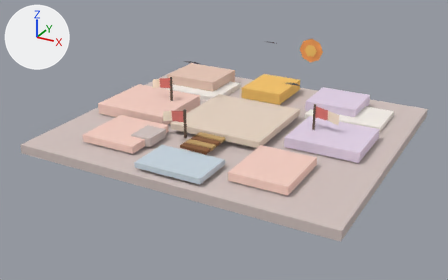
What one commit did to the glTF model creator-build-project/assets/bundles/region_cloudsea/models/env_cloudsea.glb.
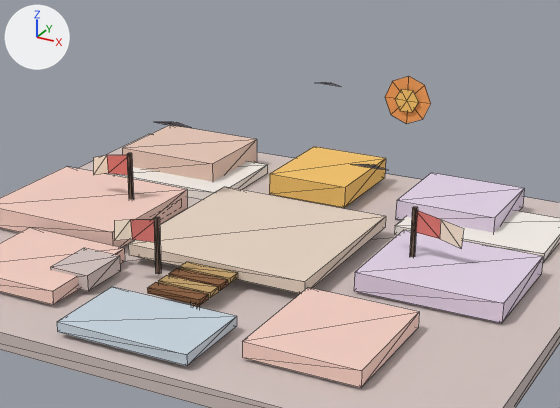
Each version appears first whole from a 50 mm lens placed at (13.9, -26.8, 12.4), pointed at (-0.2, -1.0, -0.5), and next in a close-up on the part from 24% to 87% of the width and 0% to 74% of the height. The axes (+X, +Y, +Z) are drawn at upper left. The lights are the same throughout. The older version's two pictures come first. The close-ups show mesh edges as thin lines. Where no turn or scale is listed for an object, it has been applied to the vertices. Vertices at exactly the same position are counted once.

In view in the first close-up: 'CS_birds', 'CS_clouds', 'CS_flags', 'CS_platform', 'CS_sun', 'CS_walk'.
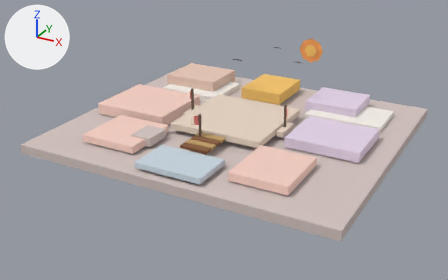
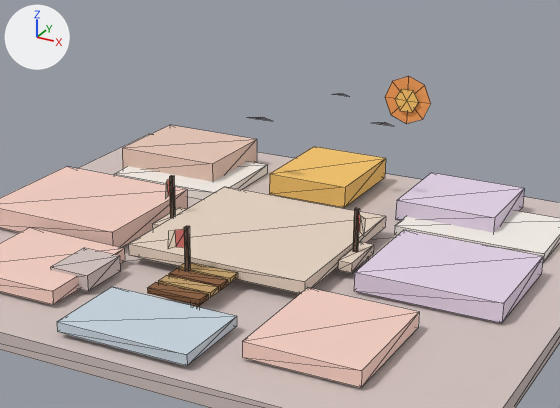
Location of each change, (x1, y1, x2, y2) in pixels of the close-ups (560 x 408 px; the box of a moved part takes in the faces that stretch with it):
'CS_flags', reshaped (46% narrower, 20% shorter): before (93, 153, 464, 274); after (165, 175, 365, 271)
'CS_pads', reshaped (not visible before): after (152, 208, 374, 274)
'CS_birds', reshaped (37% narrower, 62% shorter): before (157, 82, 386, 170); after (249, 93, 392, 126)
part 1 of me_cs_pads, moved or reshaped (not visible before): after (338, 242, 374, 273)
part 2 of me_cs_pads, moved or reshaped (not visible before): after (152, 208, 186, 229)
part 3 of me_cs_flags, moved or reshaped: before (154, 217, 161, 274); after (184, 226, 190, 271)
part 4 of me_cs_flags, moved or reshaped: before (127, 153, 134, 200); after (169, 175, 175, 218)
part 5 of me_cs_flags, moved or reshaped: before (409, 207, 418, 257); after (353, 208, 360, 252)
part 6 of me_cs_flags, moved or reshaped: before (114, 220, 154, 242); after (168, 229, 184, 249)
part 7 of me_cs_flags, moved or reshaped: before (93, 155, 128, 175); after (165, 179, 170, 199)
part 8 of me_cs_flags, moved or reshaped: before (415, 210, 464, 248); after (358, 213, 365, 236)
part 9 of me_cs_birds, moved or reshaped: before (157, 122, 191, 128); after (249, 117, 271, 121)
part 10 of me_cs_birds, moved or reshaped: before (353, 164, 386, 170); after (375, 122, 392, 126)
part 11 of me_cs_birds, moved or reshaped: before (321, 82, 339, 86); after (336, 93, 350, 97)

What the commit changed:
me_cs_pads is used by ob_cs_pads; location (0.0, 0.0, 0.0).
me_cs_pads had 24 vertices, 36 faces and spanned x -5.15..5.15, y -0.85..1.35, z 0.02..0.4.
me_cs_pads now has 24 vertices, 36 faces and spans x -2.92..2.92, y -0.7..0.7, z 0.02..0.4.
me_cs_pads part 1: the loose piece of 8 vertices spanning x 3.35..5.15, y -0.85..1.35, z 0.14..0.4 is scaled about its middle by (0.206, 0.636, 1), then moved by (-1.51, -0.25, 0.0).
me_cs_pads part 2: the loose piece of 8 vertices spanning x -5.15..-3.25, y -0.85..1.35, z 0.1..0.36 is scaled about its middle by (0.195, 0.636, 1), then moved by (1.47, -0.25, 0.0).
Other edits to the shape of me_cs_pads do not show in these pictures.
me_cs_flags is used by ob_cs_flags; location (0.0, 0.0, 0.0).
me_cs_flags had 42 vertices, 48 faces and spanned x -5.4..5.4, y -3.63..0.25, z 0.36..1.91.
me_cs_flags now has 42 vertices, 48 faces and spans x -2.9..2.9, y -3.11..0.1, z 0.36..1.56.
me_cs_flags part 3: the loose piece of 8 vertices spanning x -1.0..-0.9, y -3.6..-3.5, z 0.4..1.85 is scaled about its middle by (1, 1, 0.793), then moved by (0.53, 0.5, -0.15).
me_cs_flags part 4: the loose piece of 8 vertices spanning x -4.2..-4.1, y 0.1..0.2, z 0.36..1.91 is scaled about its middle by (1, 1, 0.774), then moved by (1.47, -0.2, -0.18).
me_cs_flags part 5: the loose piece of 8 vertices spanning x 4.1..4.2, y 0.15..0.25, z 0.4..1.8 is scaled about its middle by (1, 1, 0.821), then moved by (-1.47, -0.15, -0.12).
Part 6, on me_cs_flags:
Vertex 8 of me_cs_flags moves from (-0.95, -3.55, 1.8) to (-0.42, -3.05, 1.5) at pixel (186, 228).
Vertex 9 of me_cs_flags moves from (-1.65, -3.63, 1.7) at pixel (130, 219) to (-0.72, -3.11, 1.42) at pixel (174, 230).
Vertex 10 of me_cs_flags moves from (-1.65, -3.59, 1.17) at pixel (132, 239) to (-0.72, -3.08, 0.97) at pixel (175, 246).
Vertex 11 of me_cs_flags moves from (-0.95, -3.55, 1.21) to (-0.42, -3.05, 0.99) at pixel (187, 248).
Vertex 12 of me_cs_flags moves from (-2.2, -3.51, 1.52) at pixel (114, 220) to (-0.97, -3.02, 1.32) at pixel (168, 231).
Vertex 13 of me_cs_flags moves from (-2.2, -3.55, 1.01) at pixel (114, 240) to (-0.97, -3.05, 0.85) at pixel (167, 249).
me_cs_flags part 7: 6 of 42 vertices moved; they spanned x -5.4..-4.15, y 0.07..0.19, z 1.07..1.86 and now span x -2.9..-2.68, y -0.11..-0.02, z 0.86..1.51; mean shift (2.01, -0.2, -0.28); largest move (-5.4, 0.19, 1.58) -> (-2.9, -0.02, 1.33).
me_cs_flags part 8: 6 of 42 vertices moved; they spanned x 4.15..5.4, y 0.12..0.24, z 0.96..1.75 and now span x 2.68..2.9, y -0.01..0.08, z 0.85..1.5; mean shift (-2.01, -0.15, -0.18); largest move (5.4, 0.24, 1.47) -> (2.9, 0.08, 1.32).
me_cs_birds is used by ob_cs_birds; location (0.0, 0.0, 0.0).
me_cs_birds had 15 vertices, 6 faces and spanned x -4.02..3.65, y -0.75..4.51, z 2.55..3.44.
me_cs_birds now has 15 vertices, 6 faces and spans x -2.12..2.19, y 2.86..4.62, z 2.45..3.11.
me_cs_birds part 9: the loose piece of 5 vertices spanning x -4.02..-2.78, y 0.77..1.36, z 2.55..2.69 is scaled about its middle by (0.677, 0.677, 0.671), then moved by (1.7, 2.0, -0.12).
me_cs_birds part 10: the loose piece of 5 vertices spanning x 2.65..3.65, y -0.75..-0.28, z 2.85..2.96 is scaled about its middle by (0.68, 0.68, 0.686), then moved by (-1.3, 3.99, -0.16).
me_cs_birds part 11: the loose piece of 5 vertices spanning x -0.62..0.22, y 4.11..4.51, z 3.35..3.44 is scaled about its middle by (0.667, 0.667, 0.692), then moved by (0.35, 0.18, -0.31).
